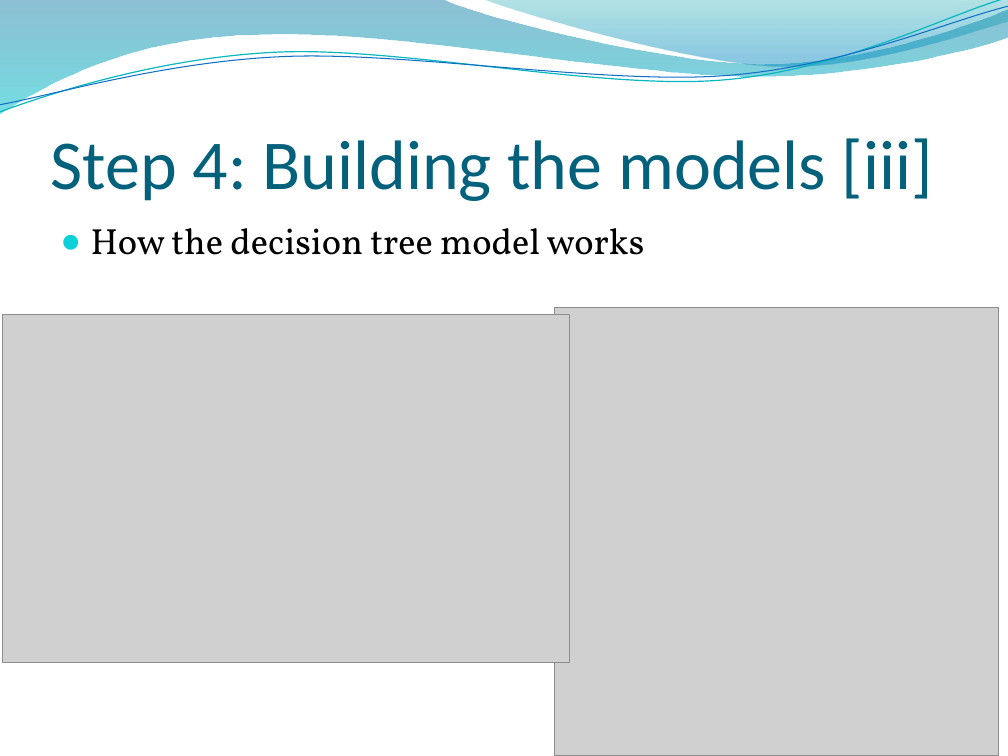
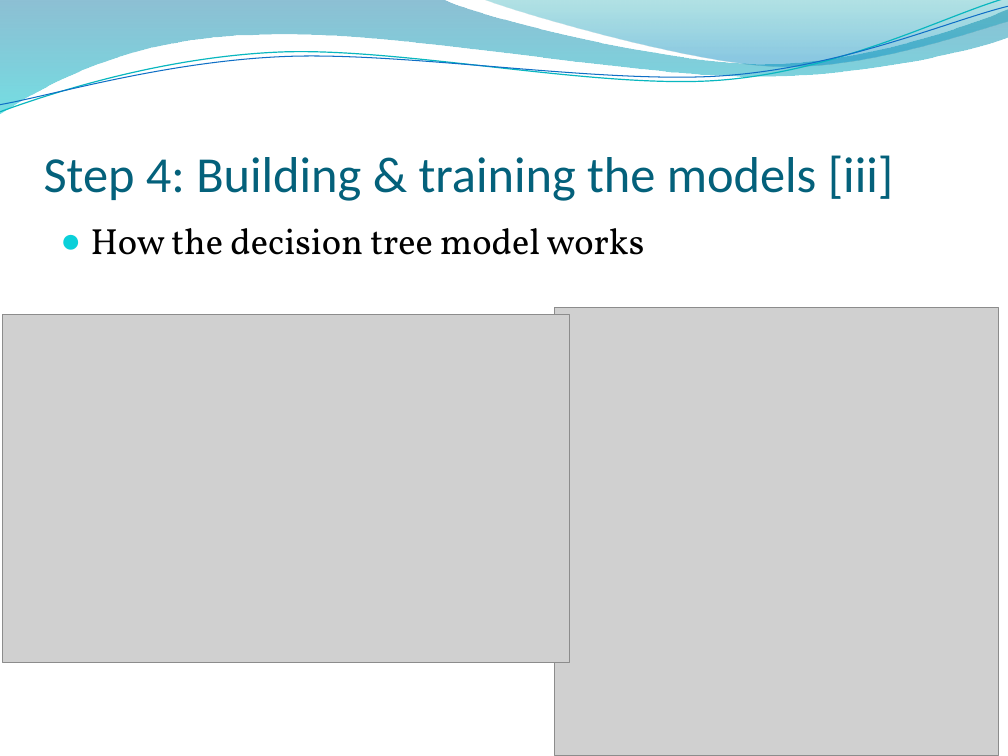
Before and after one commit to lkrump7/regression-apples-predict-api-template, a slide deck: slide 23 of What will the apples cost.pptx. Drawn at 1008x756 pixels with LibreOffice and Linux fonts; fonts in the diff are those of the drawing; grey boxes stand for pictures; background and template pictures are left out. Boxes give left, top, right and bottom in pixels: in the first picture for what was removed or moved away, otherwise in the second. Text is boxed around its words. In the diff, an @@ line names an element or a change of style, - is before the commit and + after.

```diff
--- a/What will the apples cost.pptx
+++ b/What will the apples cost.pptx
@@ title at (44,155,893,201): text changed; size 50 to 36 pt @@
-Step 4: Building the models [iii]
+Step 4: Building & training the models [iii]
```
Also in this commit, not shown: 7 other slides changed, 2 slides added.
